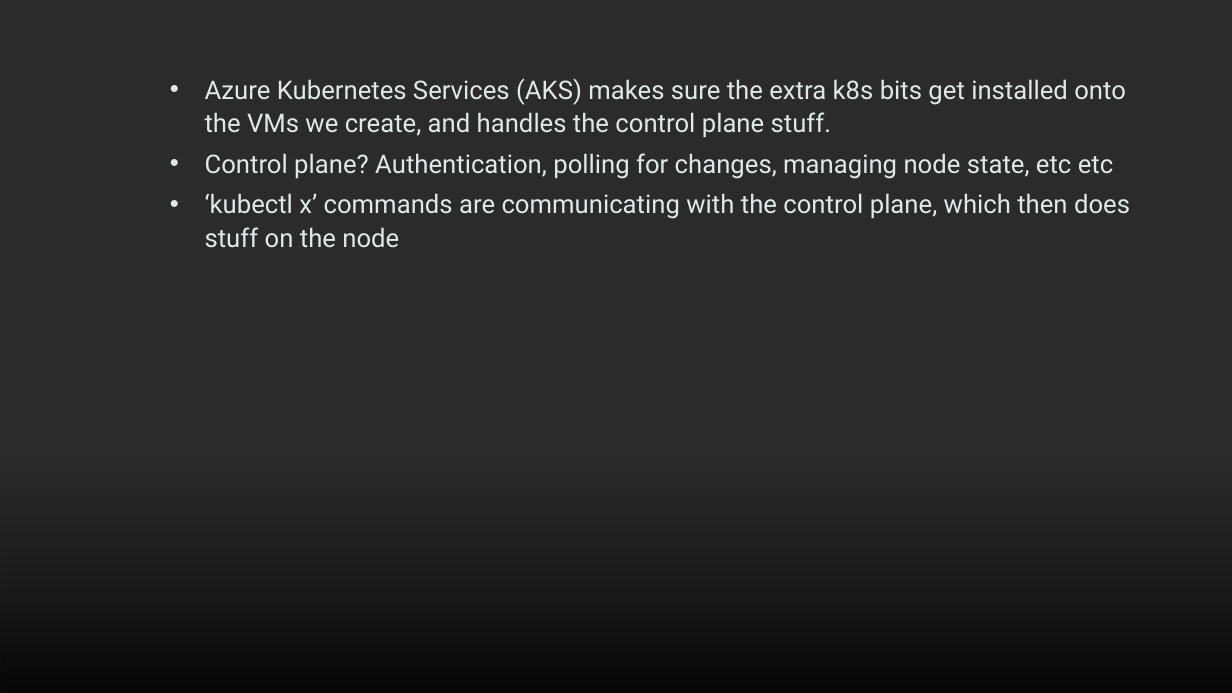
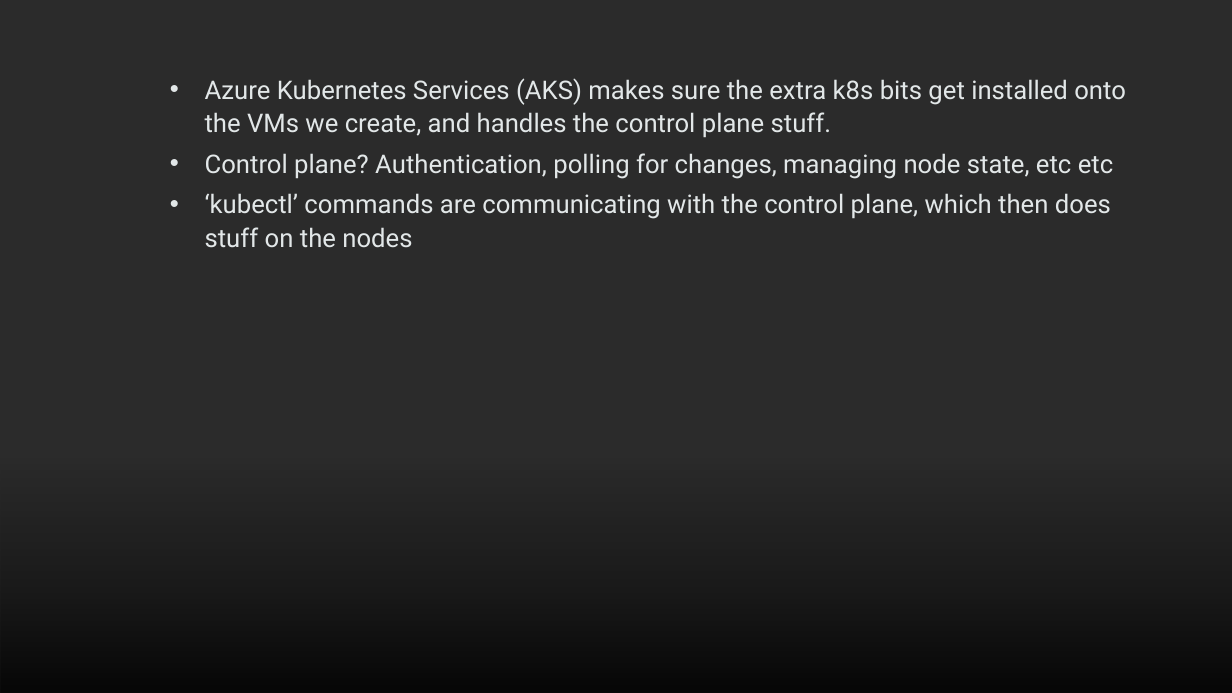
Before and after one commit to rclokie/brownbag, a slide deck: slide 4 of helloworld.pptx. Drawn at 1232x693 pixels with LibreOffice and Linux fonts; fonts in the diff are those of the drawing; background and template pictures are left out; a plain dark background stands for a picture behind light text. Boxes give left, top, right and bottom in pixels: in the first picture for what was removed or moved away, otherwise in the second. Text is boxed around its words. In the diff, an @@ line names an element or a change of style, - is before the commit and + after.

```diff
--- a/helloworld.pptx
+++ b/helloworld.pptx
@@ subtitle at (205, 193, 1111, 248): text changed @@
-    • ‘kubectl x’ commands are communicating with the control plane, which then does stuff on the node
+    • ‘kubectl’ commands are communicating with the control plane, which then does stuff on the nodes
```
Also in this commit, not shown: 1 other slide changed, 1 other file.
